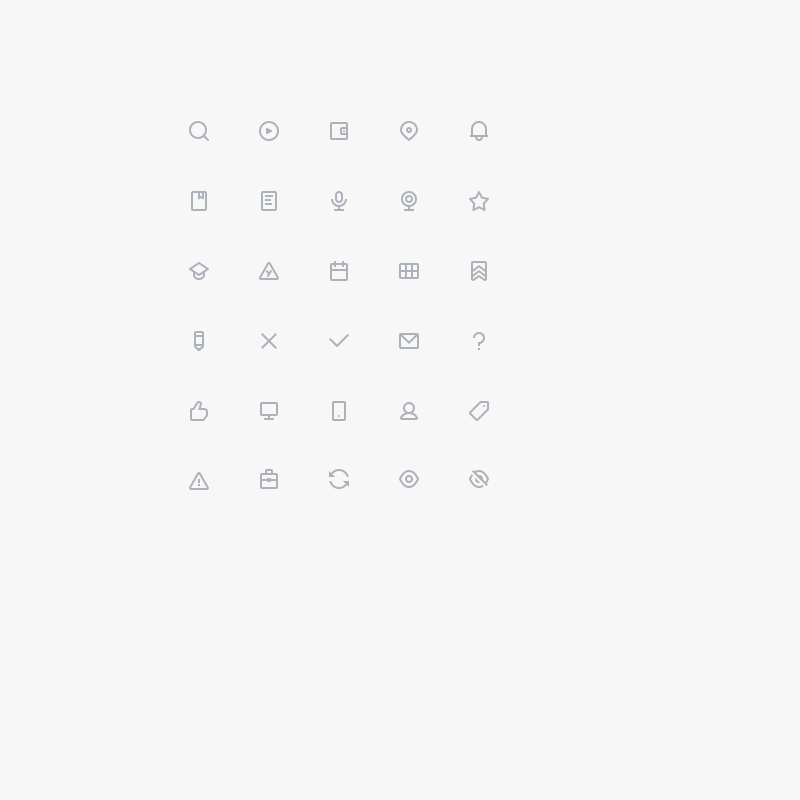
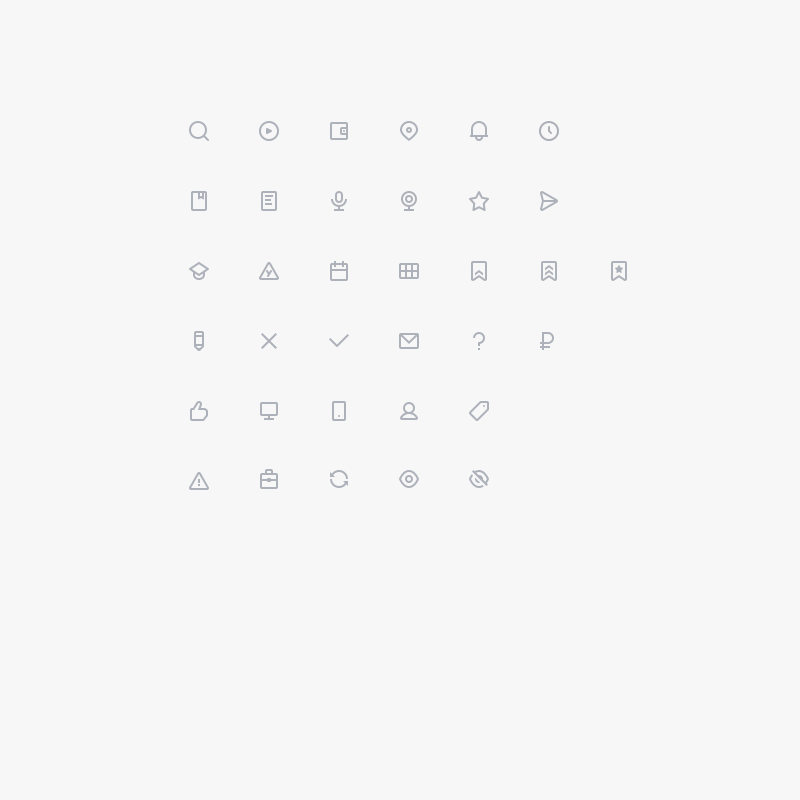
Before/after of a 800 x 800 layered artwork. What changed in the layer stack:
renamed "Фигура 53" to "Прямоугольник 52 копия", painted on it over (473, 265, 485, 277)
added layer "Прямоугольник 52 копия 2" above "Прямоугольник 52" over (611, 261, 627, 281)
added layer "Прямоугольник 52" above "Прямоугольник 30 копия" over (541, 261, 557, 281)
added layer "Прямоугольник 48" above "Эллипс 2" over (540, 332, 554, 350)
renamed "Фигура 50" to "Фигура 62", painted on it over (329, 469, 349, 489)
added layer "Прямоугольник, скругл. углы 3 копия" above "Прямоугольник 27" over (539, 121, 559, 141)
added layer "Фигура 61" above "Прямоугольник 43" over (540, 191, 558, 211)
renamed "Прямоугольник 41" to "Прямоугольник 43", painted on it over (189, 472, 209, 490)
painted on "Фигура 2" over (259, 262, 279, 280)
